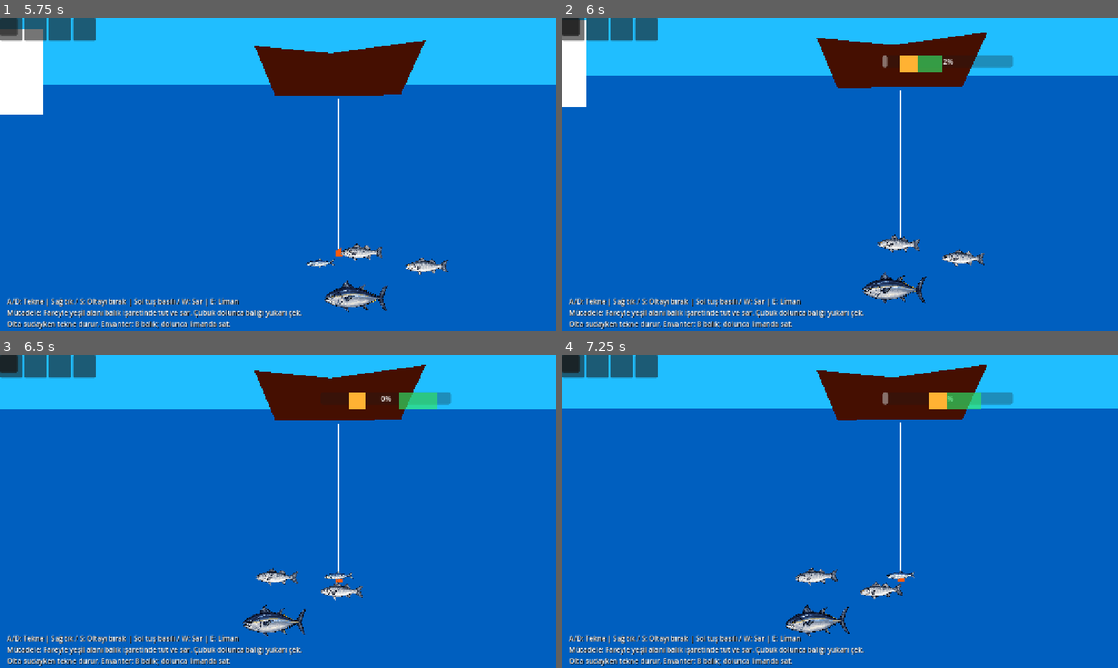
Above: before the commit, frames 1-4 (two rows, left to right).
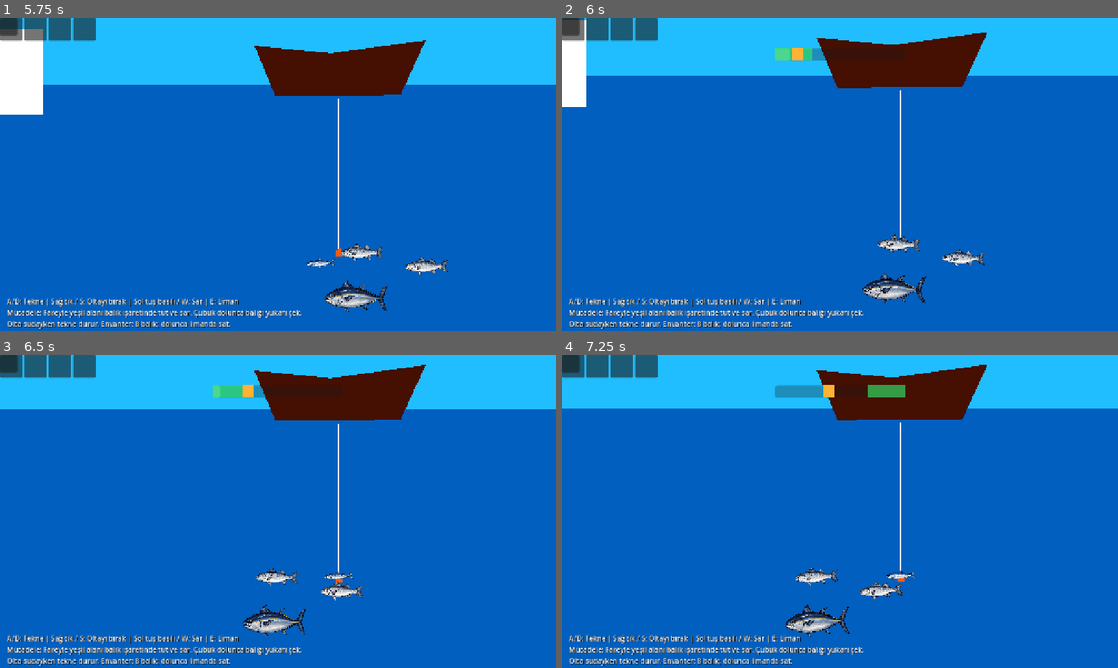
Above: after the commit, the same moments.

Repository: mirackayademir/TinyFisher
Game: Godot game, scene res://scenes/world.tscn
Same seed, same stepped clock (60 frames per second), same inputs: the game is played once before the commit and once after it.
Inputs (mouse positions are in pixels of both pictures, inside the frame that each line leads up to):
- Up to frame 1 (5.75 s): tap Enter at 0.5 s; move the mouse to (400, 158) at 0.52 s; hold D (move_right) 0.53-1.28 s; tap E (dock) every 0.75 s from 0.6 to 5.1 s; click (400, 158) at 0.67 s; move the mouse to (166, 190) at 1.27 s; hold S 1.28-2.03 s; click (166, 190) at 1.42 s; move the mouse to (333, 105) at 2.02 s; hold D (move_right) 2.03-2.78 s; click (333, 105) at 2.17 s; move the mouse to (250, 237) at 2.77 s; hold W 2.78-3.53 s; click (250, 237) at 2.92 s; move the mouse to (444, 221) at 3.52 s; hold A (move_left) 3.53-5.03 s; click (444, 221) at 3.67 s; move the mouse to (111, 127) at 4.27 s; click (111, 127) at 4.42 s; move the mouse to (305, 174) at 5.02 s; hold S from 5.03 s (still down); click (305, 174) at 5.17 s
- Up to frame 2 (6 s): move the mouse to (756, 96) at 5.77 s; release S at 5.78 s; hold D (move_right) from 5.78 s (still down); tap E (dock) at 5.85 s; click (756, 96) at 5.92 s
- Up to frame 3 (6.5 s): keep holding D (move_right)
- Up to frame 4 (7.25 s): move the mouse to (962, 495) at 6.52 s; release D (move_right) at 6.53 s; hold W from 6.53 s (still down); tap E (dock) at 6.6 s; click (962, 495) at 6.67 s

Frame 1 is identical in both runs. In frame 2, 1.1% of the frame differs, in the area x 0-82%, y 0-18%; in frame 3, 1.0%; in frame 4, 1.5%.

Commit message:
Repair fight bar controls and layout

Diff:
--- a/scenes/hud.gd
+++ b/scenes/hud.gd
@@ -1,7 +1,6 @@
 extends CanvasLayer
 
 @export var max_fish_capacity: int = 8
-@export var catch_zone_speed: float = 260.0
 
 @onready var count_label_1: Label = $InventoryPanel/InventorySlots/Slot1/CountLabel
 @onready var count_label_2: Label = $InventoryPanel/InventorySlots/Slot2/CountLabel
@@ -34,35 +33,50 @@
 
 func _ready() -> void:
 	update_inventory()
-	# HUD overlays must not consume the fishing mouse buttons.
+
+	# HUD elemanları balık tutma tıklamalarını yutmasın.
 	for control in find_children("*", "Control", true, false):
 		control.mouse_filter = Control.MOUSE_FILTER_IGNORE
 
-	fight_panel.visible = false
-	fight_active = false
-	fight_won = false
+	# FightPanel sadece taşıyıcı olsun; sol üstte gereksiz küçük panel görünmesin.
+	fight_panel.add_theme_stylebox_override("panel", StyleBoxEmpty.new())
+	fight_bar.min_value = 0.0
+	fight_bar.max_value = 100.0
+	fight_bar.show_percentage = false
+
+	layout_fight_bar()
+	reset_fight()
 
 
 func _process(delta: float) -> void:
 	if not fight_active:
 		return
 
-	move_catch_zone(delta)
+	move_catch_zone()
 	move_fish_marker(delta)
 	update_fight_progress(delta)
 
 
-func move_catch_zone(delta: float) -> void:
-	var direction: float = Input.get_axis("move_left", "move_right")
-	if not is_zero_approx(direction):
-		catch_zone.position.x += direction * catch_zone_speed * delta
-	else:
-		catch_zone.position.x = fight_bar.get_local_mouse_position().x - catch_zone.size.x * 0.5
-
-	var max_x: float = fight_bar.size.x - catch_zone.size.x
-
-	catch_zone.position.x = clamp(
-		catch_zone.position.x,
+func layout_fight_bar() -> void:
+	var viewport_size: Vector2 = get_viewport().get_visible_rect().size
+	fight_bar.position = Vector2(
+		maxf((viewport_size.x - fight_bar.size.x) * 0.5, 0.0),
+		70.0
+	)
+
+	fish_marker.position.y = 0.0
+	fish_marker.size.y = fight_bar.size.y
+	catch_zone.position.y = 0.0
+	catch_zone.size.y = fight_bar.size.y
+
+
+func move_catch_zone() -> void:
+	# A/D artık sadece tekneyi yönetiyor. Mücadele alanı yalnızca fareyi takip ediyor.
+	var mouse_x: float = fight_bar.get_local_mouse_position().x
+	var max_x: float = maxf(fight_bar.size.x - catch_zone.size.x, 0.0)
+
+	catch_zone.position.x = clampf(
+		mouse_x - catch_zone.size.x * 0.5,
 		0.0,
 		max_x
 	)
@@ -72,8 +86,7 @@
 	fish_change_timer -= delta
 
 	if fish_change_timer <= 0.0:
-		var max_x: float = fight_bar.size.x - fish_marker.size.x
-
+		var max_x: float = maxf(fight_bar.size.x - fish_marker.size.x, 0.0)
 		fish_target_x = randf_range(0.0, max_x)
 		fish_change_timer = fish_change_interval
 
@@ -85,44 +98,43 @@
 
 
 func update_fight_progress(delta: float) -> void:
+	if not fight_active:
+		return
+
 	var fish_left: float = fish_marker.position.x
 	var fish_right: float = fish_marker.position.x + fish_marker.size.x
-
 	var zone_left: float = catch_zone.position.x
 	var zone_right: float = catch_zone.position.x + catch_zone.size.x
 
-	var fish_inside_zone: bool = (
-		fish_right >= zone_left
-		and fish_left <= zone_right
-	)
-
-	var reeling: bool = Input.is_mouse_button_pressed(MOUSE_BUTTON_LEFT) or Input.is_physical_key_pressed(KEY_W)
+	var fish_inside_zone: bool = fish_right >= zone_left and fish_left <= zone_right
+	var reeling: bool = (
+		Input.is_mouse_button_pressed(MOUSE_BUTTON_LEFT)
+		or Input.is_physical_key_pressed(KEY_W)
+	)
+
 	if fish_inside_zone and reeling:
 		fight_bar.value += fight_gain_speed * delta
 	else:
 		fight_bar.value -= fight_loss_speed * delta
 
-	fight_bar.value = clamp(fight_bar.value, 0.0, 100.0)
+	fight_bar.value = clampf(fight_bar.value, 0.0, 100.0)
 
 	if fight_bar.value >= 100.0:
 		fight_won = true
 		fight_active = false
 		fight_panel.visible = false
-
 		print("MÜCADELE KAZANILDI!")
 
 
 func show_fight_bar(fish_type: String) -> void:
+	layout_fight_bar()
 	fight_panel.visible = true
 	fight_active = true
 	fight_won = false
-
-	fight_bar.value = 0.0
-
-	catch_zone.position.x = 100.0
-	fish_marker.position.x = 20.0
-
+	fight_bar.value = 10.0
 	fish_change_timer = 0.0
+
+	var zone_width: float = 70.0
 
 	match fish_type:
 		"Sardalya":
@@ -130,28 +142,45 @@
 			fish_change_interval = 1.0
 			fight_gain_speed = 35.0
 			fight_loss_speed = 12.0
-			catch_zone.size.x = 85.0
+			zone_width = 85.0
 
 		"Levrek":
 			fish_move_speed = 140.0
 			fish_change_interval = 0.70
 			fight_gain_speed = 30.0
 			fight_loss_speed = 18.0
-			catch_zone.size.x = 70.0
+			zone_width = 70.0
 
 		"Uskumru":
 			fish_move_speed = 200.0
 			fish_change_interval = 0.45
 			fight_gain_speed = 25.0
 			fight_loss_speed = 24.0
-			catch_zone.size.x = 60.0
+			zone_width = 60.0
 
 		"Ton Balığı":
 			fish_move_speed = 260.0
 			fish_change_interval = 0.30
 			fight_gain_speed = 21.0
 			fight_loss_speed = 30.0
-			catch_zone.size.x = 50.0
+			zone_width = 50.0
+
+		_:
+			fish_move_speed = 120.0
+			fish_change_interval = 0.8
+			fight_gain_speed = 30.0
+			fight_loss_speed = 18.0
+			zone_width = 70.0
+
+	fish_marker.size = Vector2(24.0, fight_bar.size.y)
+	catch_zone.size = Vector2(zone_width, fight_bar.size.y)
+
+	fish_marker.position.x = 20.0
+	catch_zone.position.x = clampf(
+		fight_bar.size.x * 0.5 - catch_zone.size.x * 0.5,
+		0.0,
+		maxf(fight_bar.size.x - catch_zone.size.x, 0.0)
+	)
 
 
 func is_fight_won() -> bool:
@@ -162,6 +191,7 @@
 	fight_active = false
 	fight_won = false
 	fight_panel.visible = false
+	fight_bar.value = 0.0
 
 
 func get_total_fish() -> int:
@@ -186,7 +216,6 @@
 
 	inventory[fish_type] += 1
 	update_inventory()
-
 	return true
 
 
